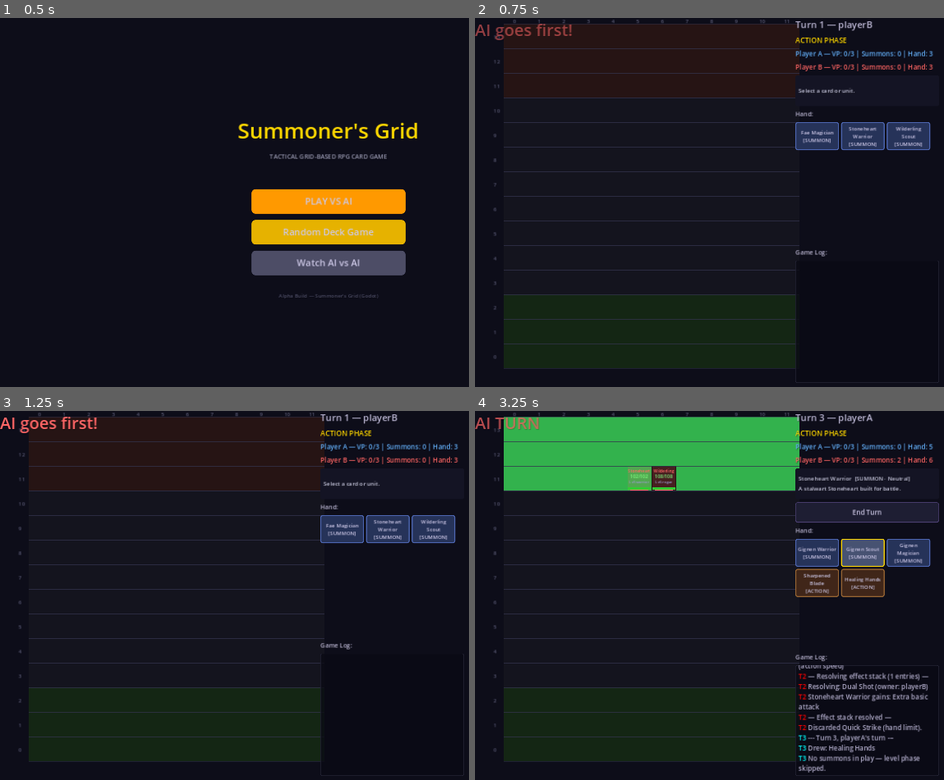
Above: before the commit, frames 1-4 (two rows, left to right).
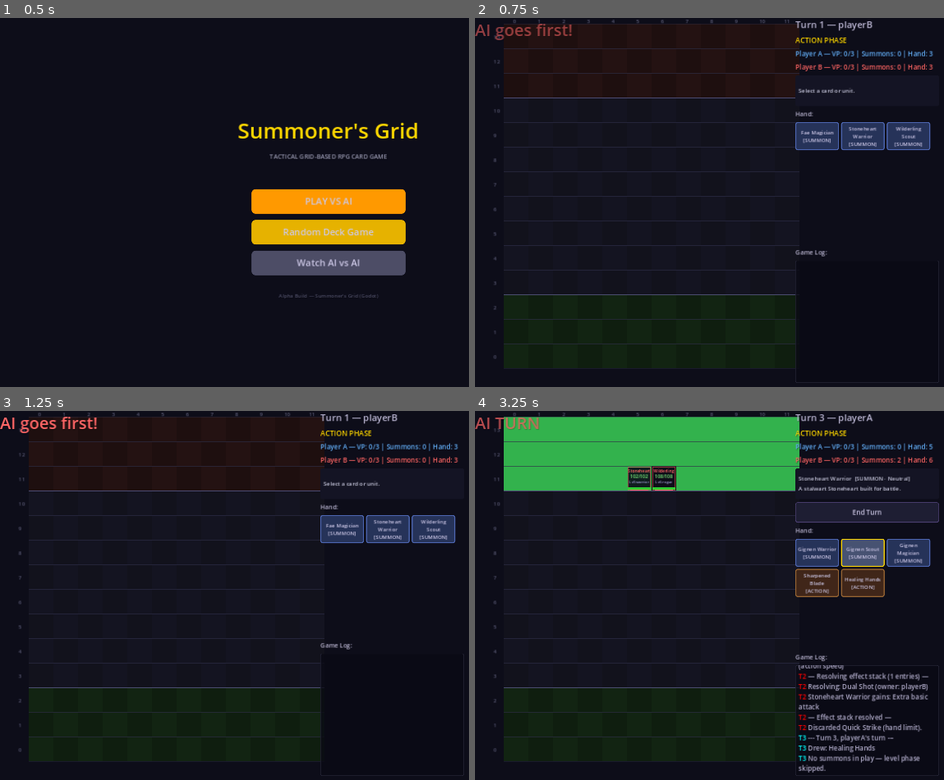
Above: after the commit, the same moments.

Repository: look-itsaxiom/summoners-grid
Game: Godot game, scene res://scenes/menu.tscn
The game is run twice, just before and just after one commit, with the same random seed, the same clock (stepped at 60 frames per second) and the same inputs.
Inputs:
- Up to frame 1 (0.5 s): no input
- Up to frame 2 (0.75 s): click "PLAY VS AI" at 0.5 s
- Up to frame 3 (1.25 s): no input
- Up to frame 4 (3.25 s): click "Fae Magician [SUMMON]" at 1.25 s; click "End Turn" at 2 s; click "Stoneheart Warrior [SUMMON]" at 2.75 s

Frame 1 is identical in both runs. In frame 2, 0.3% of the frame differs, in the area x 6-69%, y 21-76%; in frame 3, 0.3%; in frame 4, 0.8%, in the area x 6-69%, y 15-76%.

Commit message:
feat: board visual polish — checkerboard + territory borders + unit cards
- Checkerboard pattern: alternating cell shades in all three zones
  adds texture without external assets
- Territory border lines: visible horizontal separators between
  Player A zone, neutral zone, and Player B zone
- Improved unit rendering: solid dark card background with team-
  colored border instead of transparent glow
- Subtler grid lines for less visual noise

Verified via godot-mcp: AI vs AI game shows clear territory zones
and readable unit cards on the improved board.

Co-Authored-By: Claude Opus 4.6 (1M context) <noreply@anthropic.com>

Diff:
--- a/godot/scripts/ui/board.gd
+++ b/godot/scripts/ui/board.gd
@@ -10,10 +10,14 @@
 const TERRITORY_DEPTH := 3
 
 # Colors
-const COLOR_PLAYER_A := Color(0.08, 0.15, 0.08)       # Dark green territory
-const COLOR_PLAYER_B := Color(0.15, 0.08, 0.08)       # Dark red territory
-const COLOR_UNCLAIMED := Color(0.08, 0.08, 0.12)      # Dark blue neutral
-const COLOR_GRID_LINE := Color(0.2, 0.2, 0.3, 0.5)
+const COLOR_PLAYER_A := Color(0.06, 0.12, 0.06)       # Dark green territory
+const COLOR_PLAYER_A_ALT := Color(0.07, 0.14, 0.07)   # Checkerboard alt
+const COLOR_PLAYER_B := Color(0.12, 0.06, 0.06)       # Dark red territory
+const COLOR_PLAYER_B_ALT := Color(0.14, 0.07, 0.07)   # Checkerboard alt
+const COLOR_UNCLAIMED := Color(0.07, 0.07, 0.11)      # Dark blue neutral
+const COLOR_UNCLAIMED_ALT := Color(0.08, 0.08, 0.13)  # Checkerboard alt
+const COLOR_GRID_LINE := Color(0.18, 0.18, 0.28, 0.4)
+const COLOR_TERRITORY_BORDER := Color(0.4, 0.4, 0.6, 0.6)
 const COLOR_VALID_MOVE := Color(0.0, 0.5, 1.0, 0.25)
 const COLOR_VALID_ATTACK := Color(1.0, 0.2, 0.2, 0.25)
 const COLOR_VALID_PLACE := Color(0.0, 1.0, 0.4, 0.2)
@@ -45,7 +49,7 @@
 	for y in range(BOARD_H):
 		for x in range(BOARD_W):
 			var rect := Rect2(offset + Vector2(x * CELL_SIZE, (BOARD_H - 1 - y) * CELL_SIZE), Vector2(CELL_SIZE, CELL_SIZE))
-			var color := _get_territory_color(y)
+			var color := _get_territory_color(x, y)
 
 			# Highlight overlays
 			var pos := Vector2i(x, y)
@@ -63,6 +67,15 @@
 			# Grid lines
 			draw_rect(rect, COLOR_GRID_LINE, false, 1.0)
 
+	# Territory border lines
+	var border_width := BOARD_W * CELL_SIZE
+	# Player A territory top border (y=3 line)
+	var a_border_y := offset.y + (BOARD_H - TERRITORY_DEPTH) * CELL_SIZE
+	draw_line(Vector2(offset.x, a_border_y), Vector2(offset.x + border_width, a_border_y), COLOR_TERRITORY_BORDER, 2.0)
+	# Player B territory bottom border (y=11 line)
+	var b_border_y := offset.y + TERRITORY_DEPTH * CELL_SIZE
+	draw_line(Vector2(offset.x, b_border_y), Vector2(offset.x + border_width, b_border_y), COLOR_TERRITORY_BORDER, 2.0)
+
 	# Draw column labels
 	for x in range(BOARD_W):
 		var label_pos := offset + Vector2(x * CELL_SIZE + CELL_SIZE * 0.35, -2)
@@ -98,9 +111,10 @@
 	var unit_owner: String = unit["owner"]
 	var team_color := COLOR_UNIT_A if unit_owner == "playerA" else COLOR_UNIT_B
 
-	# Unit background glow
-	var bg_rect := Rect2(screen_pos + Vector2(1, 1), Vector2(CELL_SIZE - 2, CELL_SIZE - 2))
-	draw_rect(bg_rect, team_color * Color(1, 1, 1, 0.15))
+	# Unit background — solid dark card with team-colored border
+	var bg_rect := Rect2(screen_pos + Vector2(2, 2), Vector2(CELL_SIZE - 4, CELL_SIZE - 4))
+	draw_rect(bg_rect, Color(0.05, 0.05, 0.1, 0.9))
+	draw_rect(bg_rect, team_color * Color(1, 1, 1, 0.5), false, 1.5)
 
 	# Name — centered in cell
 	var name_pos := screen_pos + Vector2(2, 12)
@@ -139,12 +153,13 @@
 	)
 
 
-func _get_territory_color(y: int) -> Color:
+func _get_territory_color(x: int, y: int) -> Color:
+	var is_alt: bool = (x + y) % 2 == 0
 	if y < TERRITORY_DEPTH:
-		return COLOR_PLAYER_A
+		return COLOR_PLAYER_A_ALT if is_alt else COLOR_PLAYER_A
 	elif y >= BOARD_H - TERRITORY_DEPTH:
-		return COLOR_PLAYER_B
-	return COLOR_UNCLAIMED
+		return COLOR_PLAYER_B_ALT if is_alt else COLOR_PLAYER_B
+	return COLOR_UNCLAIMED_ALT if is_alt else COLOR_UNCLAIMED
 
 
 func _gui_input(event: InputEvent) -> void:
